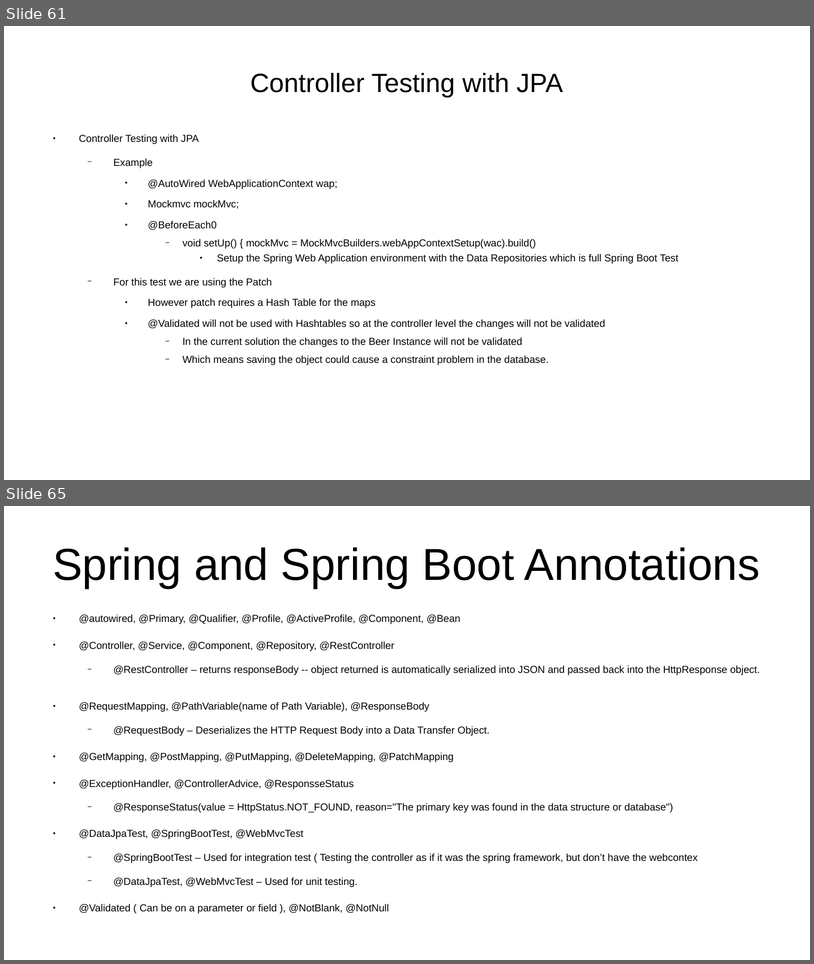
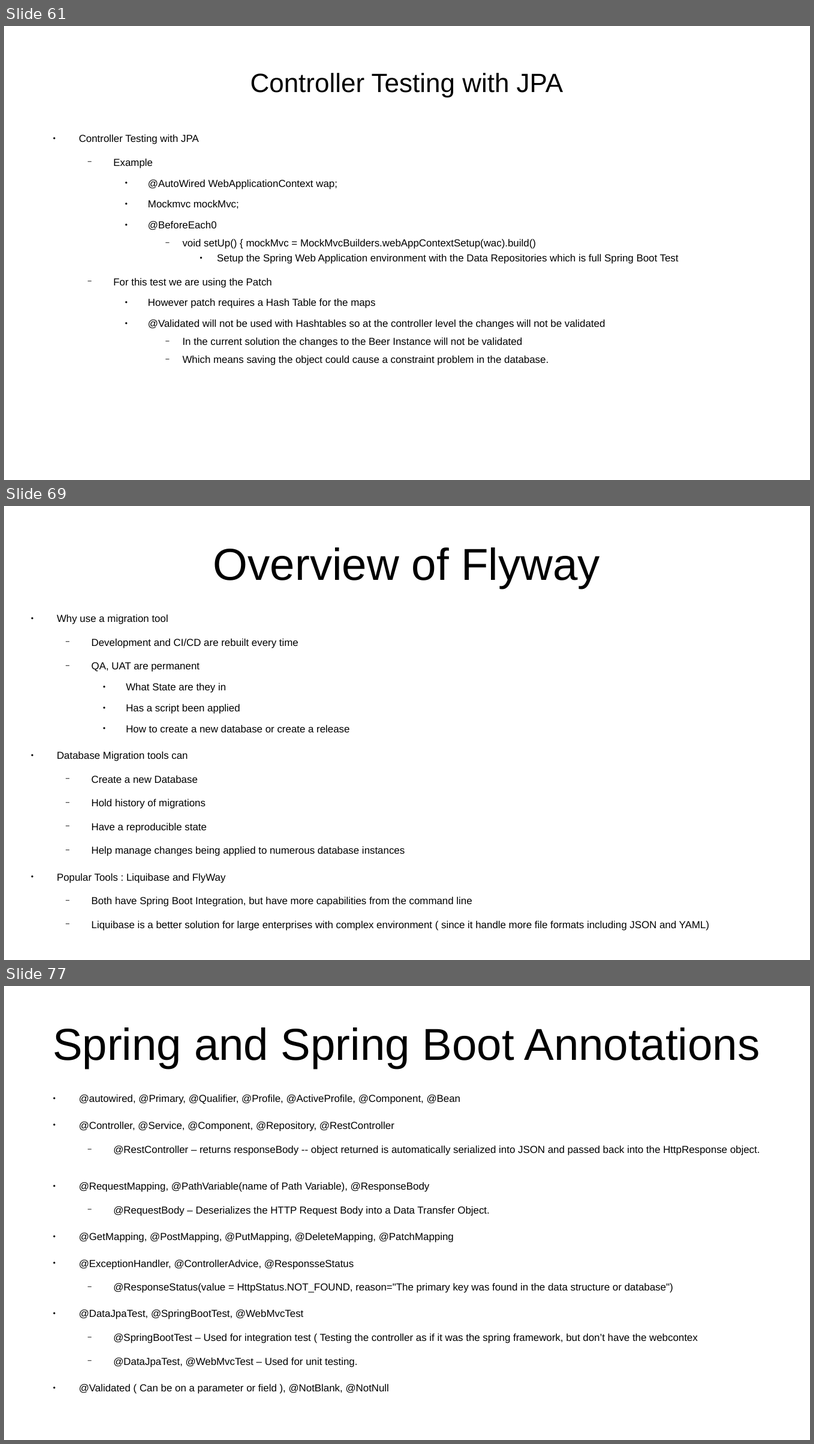
Before and after one commit to CharlesStockman/notesFromCourses, a slide deck: java/spring/Spring 6 - Zero to Hero.odp. Shown one above the other, each under a label of ours: slides 61 and 65 before the commit, slides 61, 69 and 77 after it; the slides between them are not shown. The pictures are 814x964 and 814x1444 pixels, drawn with LibreOffice and Linux fonts; fonts in the diff are those of the drawing. Boxes give left, top, right and bottom in pixels: in the first picture for what was removed or moved away, otherwise in the second. Text is boxed around its words. In the diff, an @@ line names an element or a change of style, - is before the commit and + after.

```diff
--- a/java/spring/Spring 6 - Zero to Hero.odp
+++ b/java/spring/Spring 6 - Zero to Hero.odp
@@ slide 69 added at [4, 506, 810, 960], background #FFFFFF @@
@@ title added at [213, 547, 600, 588], 44 pt, text #000000 @@
+Overview of Flyway
@@ text added at [57, 614, 710, 930], 10 pt, text #000000 @@
+● Why use a migration tool
+  − Development and CI/CD are rebuilt every time
+  − QA, UAT are permanent
+    ● What State are they in
+    ● Has a script been applied
+    ● How to create a new database or create a release
+● Database Migration tools can
+  − Create a new Database
+  − Hold history of migrations
+  − Have a reproducible state
+  − Help manage changes being applied to numerous database instances
+● Popular Tools : Liquibase and FlyWay
+  − Both have Spring Boot Integration, but have more capabilities from the command line
+  − Liquibase is a better solution for large enterprises with complex environment ( since it handle more file formats including JSON and YAML)
@@ what was slide 65 is now slide 77 @@
```
Also in this commit, not shown: 2 slides changed, 12 other slides added, 1 slide removed, 6 other files.
